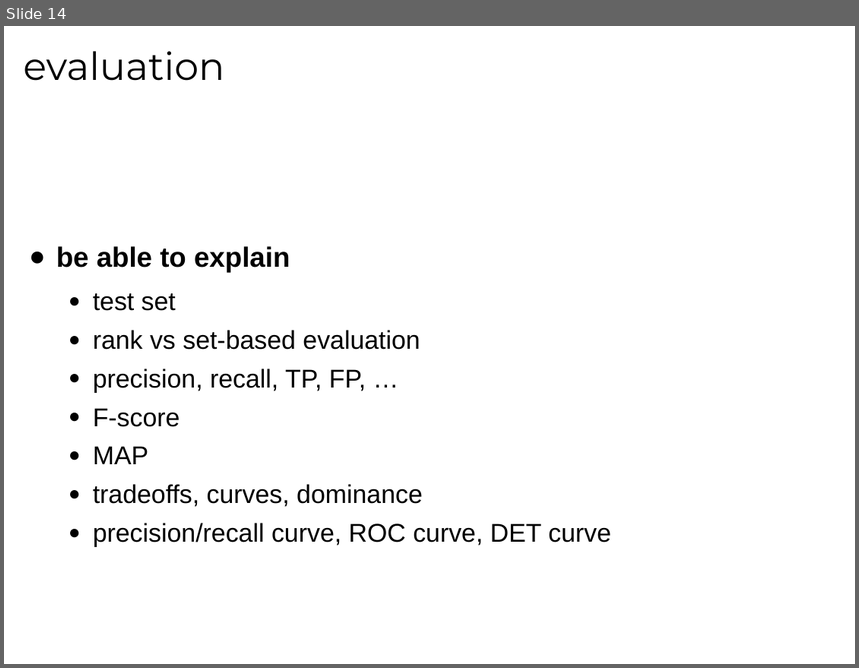
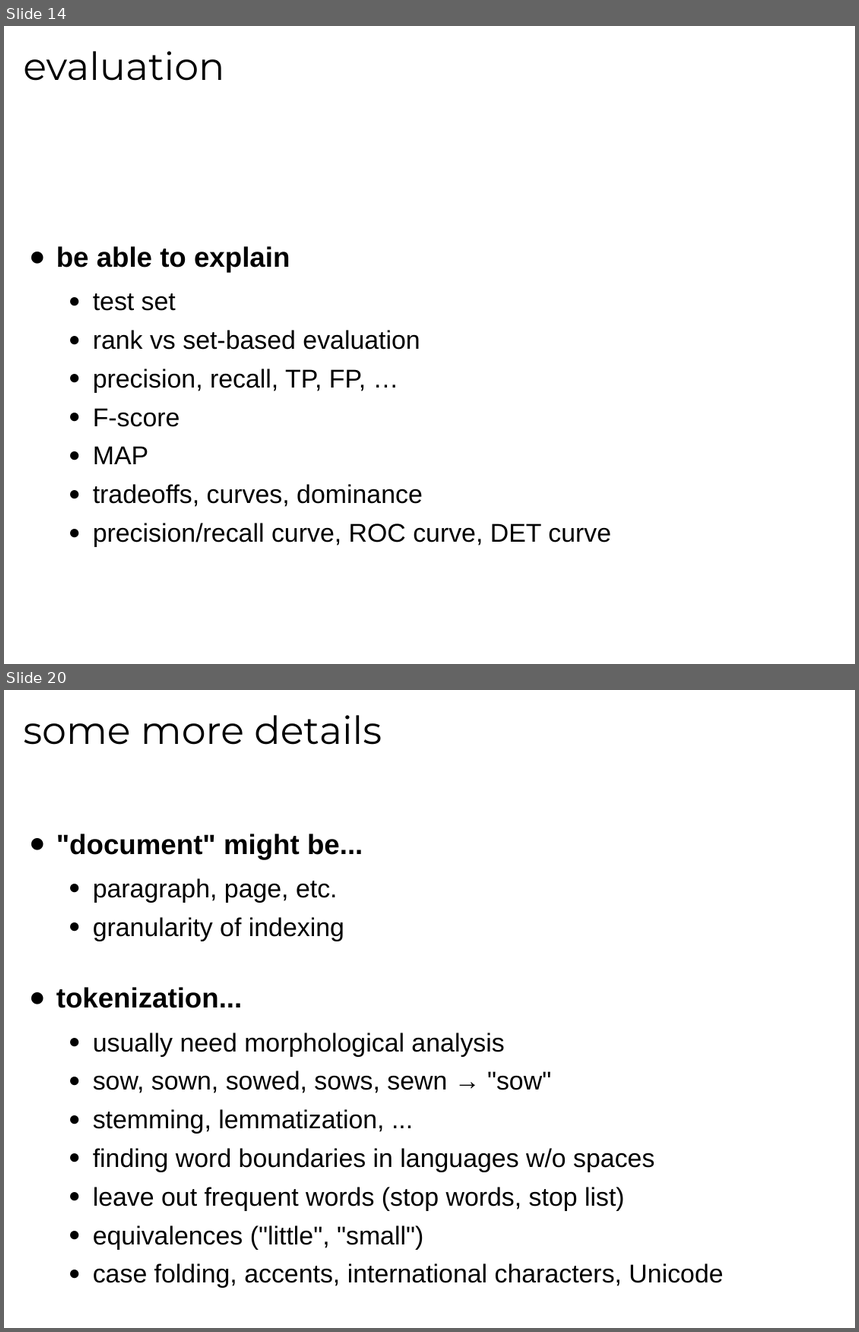
Before and after one commit to tmbdev-teaching/teaching-mmir, a slide deck: 01-ir.odp. Shown one above the other, each under a label of ours: slide 14 before the commit, slides 14 and 20 after it; the slides between them are not shown. The pictures are 859x668 and 859x1332 pixels, drawn with LibreOffice and Linux fonts; fonts in the diff are those of the drawing. Boxes give left, top, right and bottom in pixels: in the first picture for what was removed or moved away, otherwise in the second. Text is boxed around its words. In the diff, an @@ line names an element or a change of style, - is before the commit and + after.

```diff
--- a/01-ir.odp
+++ b/01-ir.odp
@@ slide 20 added at (4, 690, 855, 1328), background #FFFFFF @@
@@ title added at (23, 715, 382, 745), 36 pt, text #000000 @@
+some more details
@@ text added at (56, 834, 723, 1288), 24 pt, text #000000 @@
+● "document" might be...
+  ● paragraph, page, etc.
+  ● granularity of indexing
+● tokenization...
+  ● usually need morphological analysis
+  ● sow, sown, sowed, sows, sewn → "sow"
+  ● stemming, lemmatization, ...
+  ● finding word boundaries in languages w/o spaces
+  ● leave out frequent words (stop words, stop list)
+  ● equivalences ("little", "small")
+  ● case folding, accents, international characters, Unicode
```
Also in this commit, not shown: 11 other slides added.
